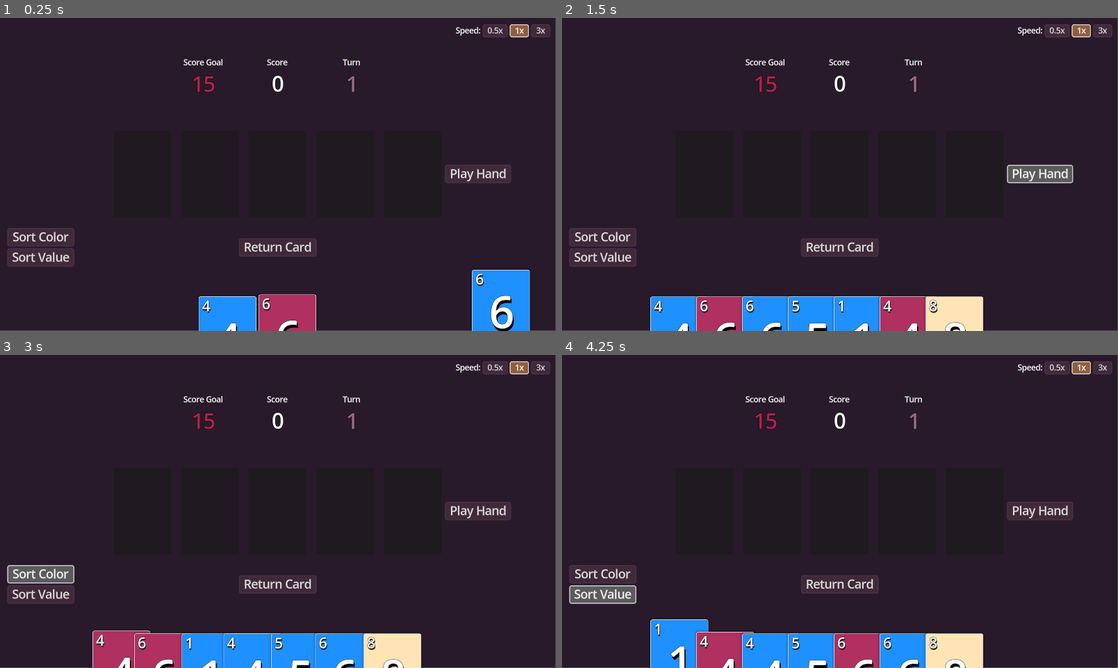
Above: before the commit, frames 1-4 (two rows, left to right).
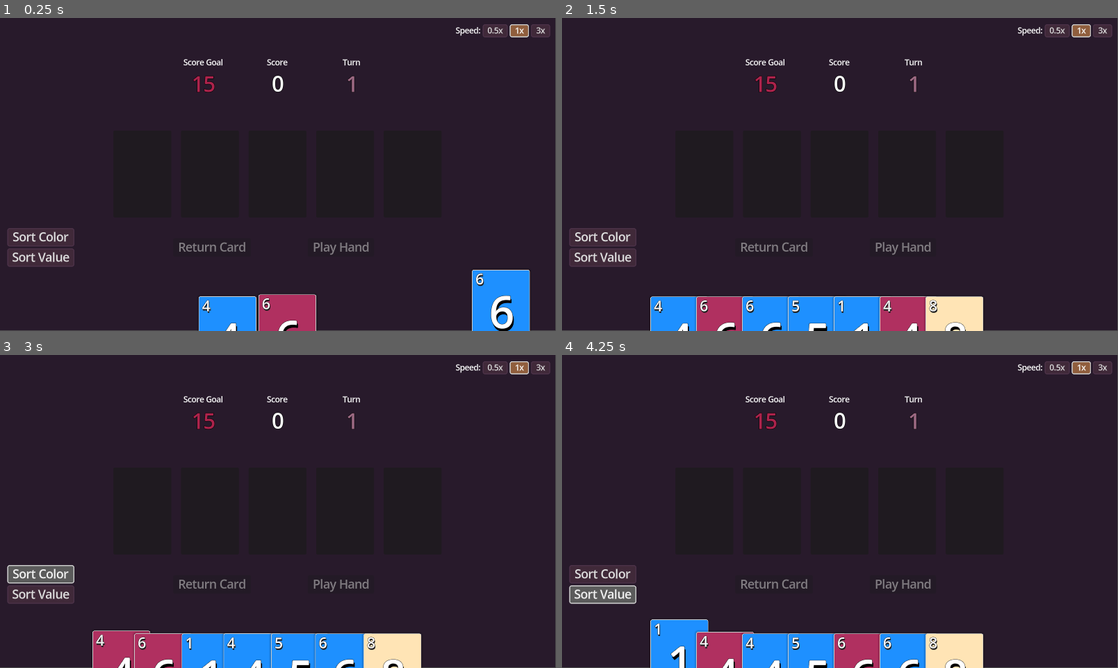
Above: after the commit, the same moments.

Repository: jwapobie/uno-cards
Game: Godot game, scene res://scenes/game_loop.tscn
Two runs of this game, one before a commit and one after it. Both use one fixed random seed, a clock stepped at 60 frames per second and the inputs below. The engine's default icon, where the game draws it, is replaced by a stand-in: a white triangle on a blue panel in a dark square.
Inputs (mouse positions are in pixels of both pictures, inside the frame that each line leads up to):
- Up to frame 1 (0.25 s): no input
- Up to frame 2 (1.5 s): click (840, 246) at 0.5 s, where only the run before the commit has a clickable "Return Card"; click (1040, 174) at 1.25 s, where only the run before the commit has a clickable "Play Hand"
- Up to frame 3 (3 s): click (478, 511) at 2 s, where only the run before the commit has a clickable "Play Hand"; click "Sort Color" at 2.75 s
- Up to frame 4 (4.25 s): click "Sort Value" at 3.5 s

The runs differ from the first frame. In frame 1, 1.0% of the frame differs, in the area x 32-92%, y 46-77%; in frame 2, 1.4%; in frame 3, 1.0%; in frame 4, 1.0%.

Commit message:
rearrange ui and save some hand info

Diff:
--- a/objects/card_player/play_mat.gd
+++ b/objects/card_player/play_mat.gd
@@ -18,6 +18,8 @@
 func _ready() -> void:
 	play_hand_button.pressed.connect(play_hand)
 	return_card_button.pressed.connect(return_card)
+	play_hand_button.disabled = true
+	return_card_button.disabled = true
 	event_handler.register_handler(Event.Type.CARD_SELECTED, on_card_selected)
 	event_handler.register_handler(Event.Type.HAND_PLAYED, on_hand_play, EventHandPlayed.Order.PER_CARD, 10)
 	event_handler.register_handler(Event.Type.CARD_SCORED, on_card_scored, EventCardScored.Order.BASE_VALUE)
@@ -40,6 +42,8 @@
 	tween.set_trans(Tween.TRANS_SINE)
 	tween.tween_property(card_obj, 'position', Vector2.ZERO, 0.25)
 	current_cards.append(card_obj)
+	play_hand_button.disabled = false
+	return_card_button.disabled = false
 
 
 func return_card() -> void:
@@ -50,6 +54,11 @@
 		event.card = card
 		if current_cards.size() > 0:
 			event.new_last_card = current_cards.back().attached_card
+			play_hand_button.disabled = false
+			return_card_button.disabled = false
+		else:
+			play_hand_button.disabled = true
+			return_card_button.disabled = true
 		EventBus.queue_event(event)
 
 func pop_one_card() -> CardObject:
@@ -61,7 +70,6 @@
 func play_hand() -> void:
 	if current_cards.size() <= 0:
 		return
-	return_card_button.visible = false
 
 	var cards: Array[Card] = []
 	for card_obj in current_cards:
@@ -74,7 +82,8 @@
 	hand_event.card_objs = current_cards
 	GameState.played_hand = current_cards
 	EventBus.queue_event(hand_event)
-	play_hand_button.disabled = true
+	return_card_button.visible = false
+	play_hand_button.visible = false
 
 func on_hand_play(event: EventHandPlayed) -> void:
 	for i in range(event.card_objs.size()):
--- a/scenes/game_loop.gd
+++ b/scenes/game_loop.gd
@@ -30,4 +30,5 @@
 
 func on_upgrade_selected(event: EventUpgradeSelected) -> void:
 	items.append(event.upgrade_item)
+	GameState.save_this_round_hand()
 	new_round()
--- a/scenes/gameplay.tscn
+++ b/scenes/gameplay.tscn
@@ -222,10 +222,10 @@
 anchor_top = 0.5
 anchor_right = 0.5
 anchor_bottom = 0.5
-offset_left = 372.0
-offset_top = -15.5
-offset_right = 458.0
-offset_bottom = 15.5
+offset_left = 63.0
+offset_top = 133.0
+offset_right = 200.0
+offset_bottom = 171.0
 grow_horizontal = 2
 grow_vertical = 2
 text = "Play Hand"
@@ -237,9 +237,9 @@
 anchor_top = 0.5
 anchor_right = 0.5
 anchor_bottom = 0.5
-offset_left = -80.0
+offset_left = -216.0
 offset_top = 133.0
-offset_right = 80.0
+offset_right = -55.0
 offset_bottom = 171.0
 grow_horizontal = 2
 grow_vertical = 2
@@ -382,6 +382,19 @@
 [node name="EventHandler" type="Node" parent="."]
 script = ExtResource("4_c7t3g")
 
+[node name="PastHands" type="Control" parent="."]
+layout_mode = 1
+anchors_preset = 6
+anchor_left = 1.0
+anchor_top = 0.5
+anchor_right = 1.0
+anchor_bottom = 0.5
+offset_left = -40.0
+offset_top = -20.0
+offset_bottom = 20.0
+grow_horizontal = 0
+grow_vertical = 2
+
 [connection signal="pressed" from="Sort/SortColorButton" to="CardHandAnchor/CardHand" method="sort_hand" binds= ["color"]]
 [connection signal="pressed" from="Sort/SortValueButton" to="CardHandAnchor/CardHand" method="sort_hand" binds= ["value"]]
 [connection signal="pressed" from="Button" to="." method="_draw_card"]
--- a/scripts/game_state.gd
+++ b/scripts/game_state.gd
@@ -1,6 +1,7 @@
 extends Node
 
-var played_hand :Array[CardObject]
+var played_hand :Array[CardObject] = []
+var played_hands: Array = []
 
 func find_left_card(card_object :CardObject) -> CardObject:
 	var idx := played_hand.find(card_object)
@@ -15,3 +16,14 @@
 		return played_hand[idx + 1]
 	else:
 		return null
+
+func reset() -> void:
+	played_hand = []
+	played_hands = []
+
+func save_this_round_hand() -> void:
+	if played_hand.size() <= 0:
+		return
+	played_hands.append(played_hand.map(func(card_obj: CardObject): return card_obj.attached_card))
+	print("Saved hand: %s" % str(played_hands.back()))
+	played_hand = []
